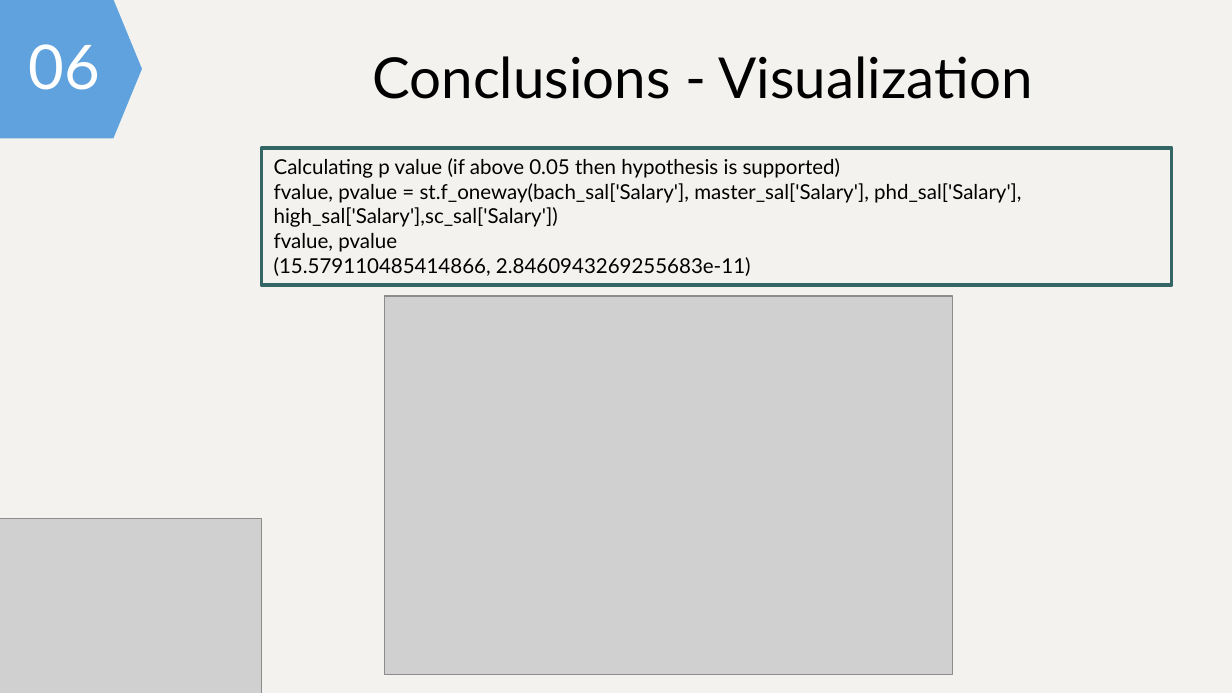
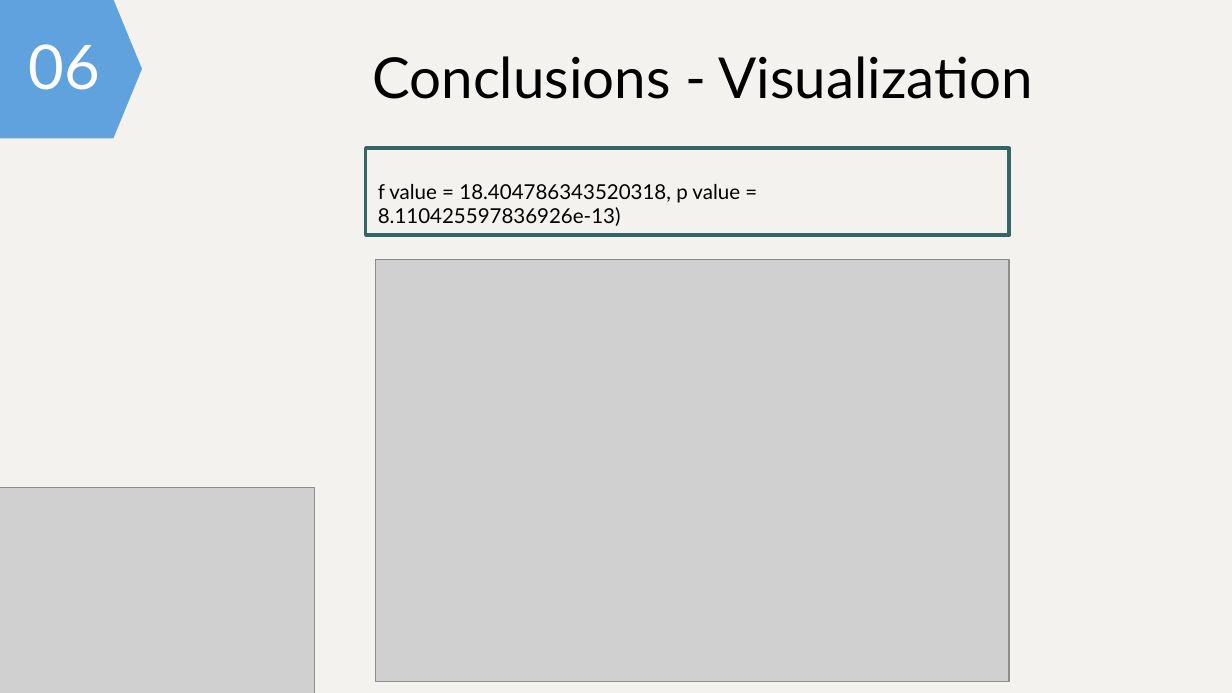
Before and after one commit to rita-s/Data_Analysis_Project_1, a slide deck: slide 13 of Project_1_Data_Analytics.pptx. Drawn at 1232x693 pixels with LibreOffice and Linux fonts; fonts in the diff are those of the drawing; grey boxes stand for pictures. Boxes give left, top, right and bottom in pixels: in the first picture for what was removed or moved away, otherwise in the second. Text is boxed around its words. In the diff, an @@ line names an element or a change of style, - is before the commit and + after.

```diff
--- a/Project_1_Data_Analytics.pptx
+++ b/Project_1_Data_Analytics.pptx
@@ rectangle "f value = 18.404786343520318, p ...": place and size @@
-rectangle "f value = 18.404786343520318, p ..." at box(261, 148, 1172, 285)
+rectangle "f value = 18.404786343520318, p ..." at box(366, 148, 1009, 235)
@@ text in rectangle at box(378, 184, 740, 226): text changed @@
-Calculating p value (if above 0.05 then hypothesis is supported)
-fvalue, pvalue = st.f_oneway(bach_sal['Salary'], master_sal['Salary'], phd_sal['Salary'], high_sal['Salary'],sc_sal['Salary'])
-fvalue, pvalue
-(15.579110485414866, 2.8460943269255683e-11)
+f value = 18.404786343520318, p value = 8.110425597836926e-13)
@@ picture: place and size @@
-picture at box(384, 296, 952, 674)
+picture at box(376, 260, 1009, 683)
@@ picture: place and size @@
-picture at box(0, 519, 261, 693)
+picture at box(0, 488, 314, 693)
```
Also in this commit, not shown: 4 other slides changed.
